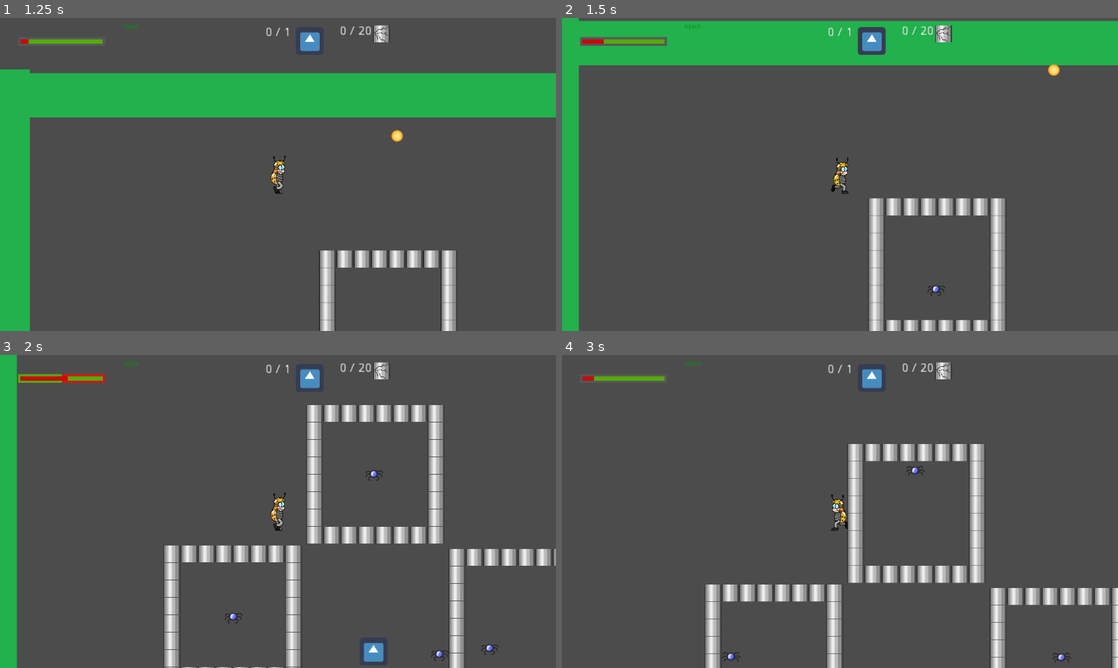
Above: before the commit, frames 1-4 (two rows, left to right).
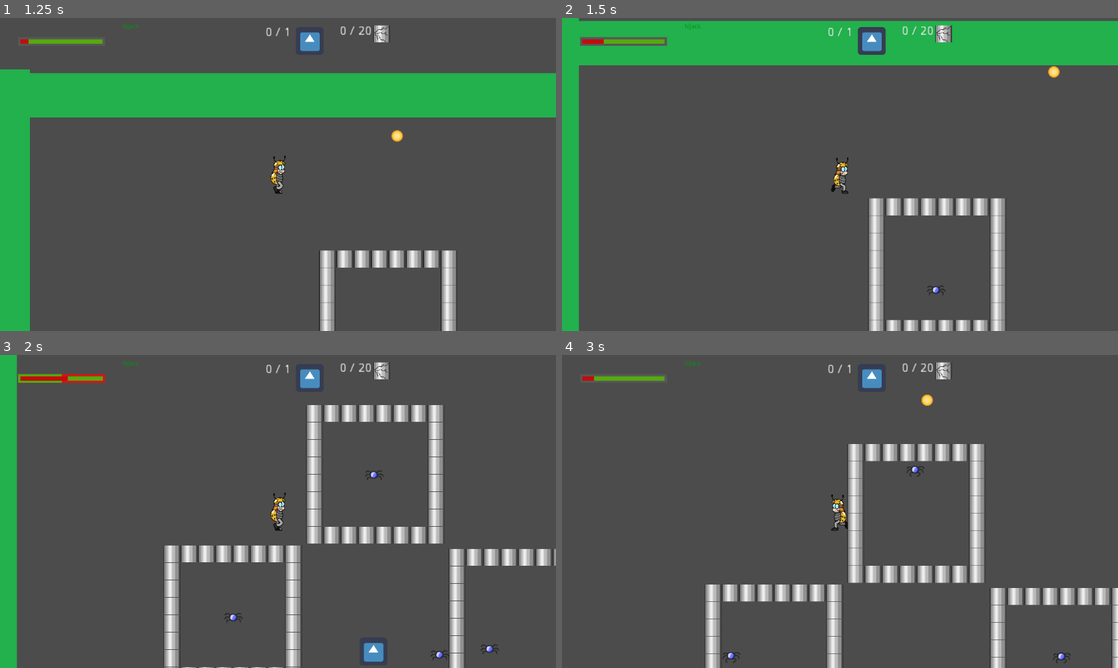
Above: after the commit, the same moments.

Repository: doomium-chloride/ultrabug
Game: Godot game, scene res://Maps/TestLevel.tscn
The game is run twice, just before and just after one commit, with the same random seed, the same clock (stepped at 60 frames per second) and the same inputs. The engine's default icon, where the game draws it, is replaced by a stand-in: a white triangle on a blue panel in a dark square.
Inputs (mouse positions are in pixels of both pictures, inside the frame that each line leads up to):
- Up to frame 1 (1.25 s): tap Enter at 0.5 s; move the mouse to (400, 158) at 0.52 s; press the mouse at (400, 158) at 0.53 s; hold Right (ui_right) from 0.53 s (still down)
- Up to frame 2 (1.5 s): move the mouse to (728, 190) at 1.27 s; release Right (ui_right) at 1.28 s; release the mouse at (728, 190) at 1.28 s; hold Down (ui_down) from 1.28 s (still down); right-click (728, 190) at 1.35 s
- Up to frame 3 (2 s): keep holding Down (ui_down)
- Up to frame 4 (3 s): move the mouse to (895, 442) at 2.02 s; release Down (ui_down) at 2.03 s; hold Right (ui_right) 2.03-2.78 s; hold Mouse wheel down (next_weapon) 2.03-2.78 s; move the mouse to (812, 574) at 2.77 s; hold Up (ui_up) from 2.78 s (still down); tap Mouse wheel up (prev_weapon) at 2.85 s

Frame 1 is identical in both runs. In frame 2, 0.1% of the frame differs, in the area x 65-90%, y 14-89%; in frame 3, 0.1%; in frame 4, 0.2%, in the area x 28-92%, y 12-99%.

Commit message:
Add bullet bouncin

Diff:
--- a/Actors/AntiVirus.tscn
+++ b/Actors/AntiVirus.tscn
@@ -28,12 +28,12 @@
 radius = 150.0
 
 [node name="AntiVirus" type="KinematicBody2D"]
+collision_layer = 3
 script = ExtResource( 2 )
 
 [node name="AnimatedSprite" type="AnimatedSprite" parent="."]
 frames = SubResource( 1 )
 animation = "normal"
-frame = 1
 playing = true
 
 [node name="CollisionShape2D" type="CollisionShape2D" parent="."]
--- a/Actors/Bullet.tscn
+++ b/Actors/Bullet.tscn
@@ -6,7 +6,9 @@
 [sub_resource type="CircleShape2D" id=1]
 radius = 13.4336
 
-[node name="Bullet" type="Area2D"]
+[node name="Bullet" type="KinematicBody2D"]
+collision_layer = 2
+collision_mask = 2
 script = ExtResource( 2 )
 
 [node name="Sprite" type="Sprite" parent="."]
@@ -16,8 +18,14 @@
 [node name="CollisionShape2D" type="CollisionShape2D" parent="."]
 shape = SubResource( 1 )
 
-[node name="VisibilityNotifier2D" type="VisibilityNotifier2D" parent="."]
-rect = Rect2( -20, -20, 40, 40 )
+[node name="Timer" type="Timer" parent="."]
+wait_time = 0.2
+one_shot = true
+autostart = true
 
-[connection signal="body_entered" from="." to="." method="_on_Bullet_body_entered"]
-[connection signal="screen_exited" from="VisibilityNotifier2D" to="." method="_on_VisibilityNotifier2D_screen_exited"]
+[node name="BounceCooldown" type="Timer" parent="."]
+wait_time = 0.1
+one_shot = true
+
+[connection signal="timeout" from="Timer" to="." method="_on_Timer_timeout"]
+[connection signal="timeout" from="BounceCooldown" to="." method="_on_BounceCooldown_timeout"]
--- a/Actors/Player.tscn
+++ b/Actors/Player.tscn
@@ -20,15 +20,15 @@
 
 [sub_resource type="SpriteFrames" id=1]
 animations = [ {
+"frames": [ ExtResource( 1 ) ],
+"loop": false,
+"name": "idle-right",
+"speed": 0.0
+}, {
 "frames": [ ExtResource( 11 ), ExtResource( 16 ), ExtResource( 13 ), ExtResource( 12 ), ExtResource( 15 ), ExtResource( 17 ), ExtResource( 10 ), ExtResource( 14 ) ],
 "loop": true,
 "name": "walk-right",
 "speed": 10.0
-}, {
-"frames": [ ExtResource( 1 ) ],
-"loop": false,
-"name": "idle-right",
-"speed": 0.0
 } ]
 
 [sub_resource type="RectangleShape2D" id=2]
@@ -85,7 +85,7 @@
 [node name="AnimatedSprite" type="AnimatedSprite" parent="."]
 frames = SubResource( 1 )
 animation = "walk-right"
-frame = 5
+frame = 2
 playing = true
 
 [node name="CollisionShape2D" type="CollisionShape2D" parent="."]
--- a/Scripts/AntiVirus.gd
+++ b/Scripts/AntiVirus.gd
@@ -11,7 +11,7 @@
 var stuttering = false
 var stutter_flip = false
 var chase_boost = 4
-
+const is_antivirus = true
 
 # Called when the node enters the scene tree for the first time.
 func _ready():
--- a/Scripts/Bullet.gd
+++ b/Scripts/Bullet.gd
@@ -1,4 +1,4 @@
-extends Area2D
+extends KinematicBody2D
 
 
 # Declare member variables here. Examples:
@@ -8,36 +8,27 @@
 var direction = Vector2.ZERO
 var origin = null
 var dmg = 1
-var bounces = 5
+var bounces = 10
+var bounce_cooldown = false
 
 # Called when the node enters the scene tree for the first time.
 func _ready():
 	pass # Replace with function body.
 
-
-# Called every frame. 'delta' is the elapsed time since the previous frame.
-#func _process(delta):
-#	pass
-
 func _physics_process(delta):
-	translate(direction * speed * delta)
+	move_and_slide(direction * speed)
+	process_collisions()
 
 
-func _on_VisibilityNotifier2D_screen_exited():
-	queue_free()
+func process_collisions():
+	for i in get_slide_count():
+		var collision = get_slide_collision(i)
+		bounce(collision)
 
 
-
-func _on_Bullet_body_entered(body):
-	if body == origin:
+func bounce(collision):
+	if bounce_cooldown:
 		return
-	if body == null:
-		return
-	if body.has_method("take_dmg") and body.get("taken_over") != true:
-		body.take_dmg(dmg, origin)
-		queue_free()
-
-func bounce(collision):
 	bounces -= 1
 	if bounces <= 0:
 		queue_free()
@@ -45,7 +36,20 @@
 	var normal = collision.normal
 	if abs(normal.x) > abs(normal.y):
 		direction.x *= -1
-	elif abs(normal.x) < abs(normal.y):
+	if abs(normal.x) < abs(normal.y):
 		direction.y *= -1
-	else:
-		direction *= -1
+
+	if collision.collider.has_method("take_dmg"):
+		collision.collider.take_dmg(dmg)
+
+	bounce_cooldown = true
+	$BounceCooldown.start()
+
+
+func _on_Timer_timeout():
+	set_collision_layer_bit(0, true)
+	set_collision_mask_bit(0, true)
+
+
+func _on_BounceCooldown_timeout():
+	bounce_cooldown = false
--- a/Scripts/Player.gd
+++ b/Scripts/Player.gd
@@ -139,7 +139,6 @@
 
 func control_anim(direction, velocity):
 	var is_moving = velocity.length() > 0
-	print(is_moving)
 	if is_moving:
 		match direction:
 			Global.direction.right:
--- a/Walls/Barrier.tscn
+++ b/Walls/Barrier.tscn
@@ -7,6 +7,7 @@
 extents = Vector2( 50.6087, 50.7862 )
 
 [node name="Barrier" type="StaticBody2D"]
+collision_layer = 3
 script = ExtResource( 2 )
 
 [node name="Sprite" type="Sprite" parent="."]
--- a/Walls/breakable/BasicWall.tscn
+++ b/Walls/breakable/BasicWall.tscn
@@ -21,6 +21,7 @@
 extents = Vector2( 18.9235, 20.0332 )
 
 [node name="BasicWall" type="StaticBody2D"]
+collision_layer = 3
 script = ExtResource( 2 )
 
 [node name="Sprite" type="AnimatedSprite" parent="."]
